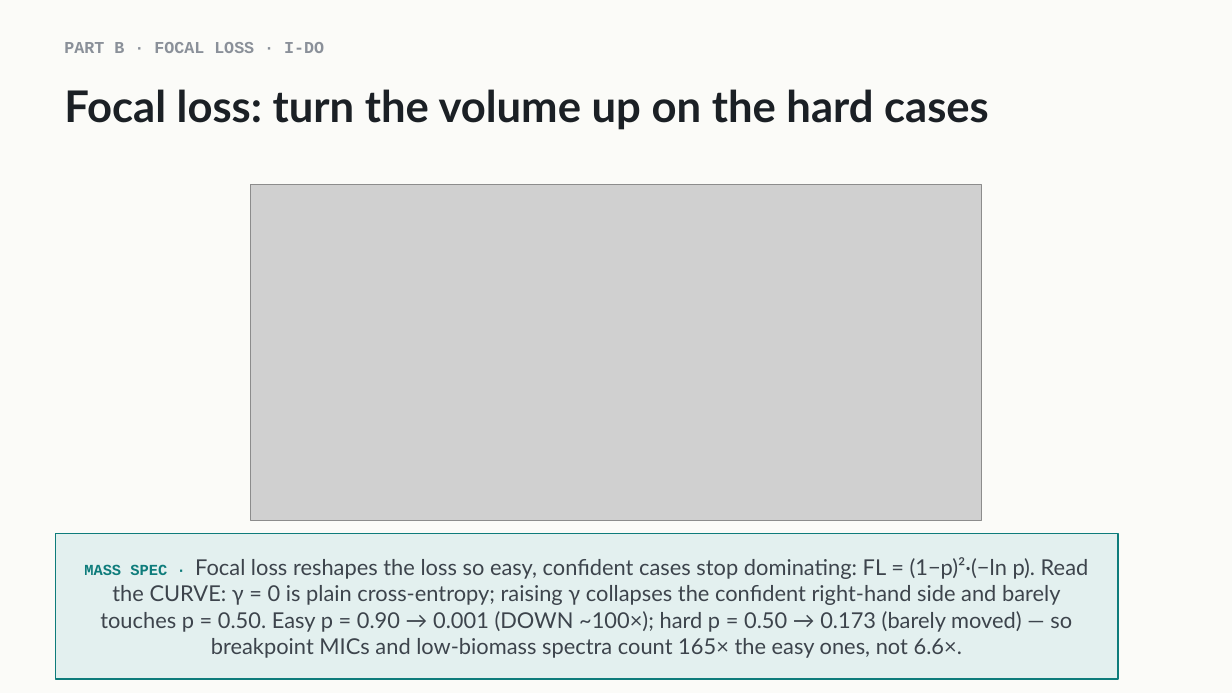
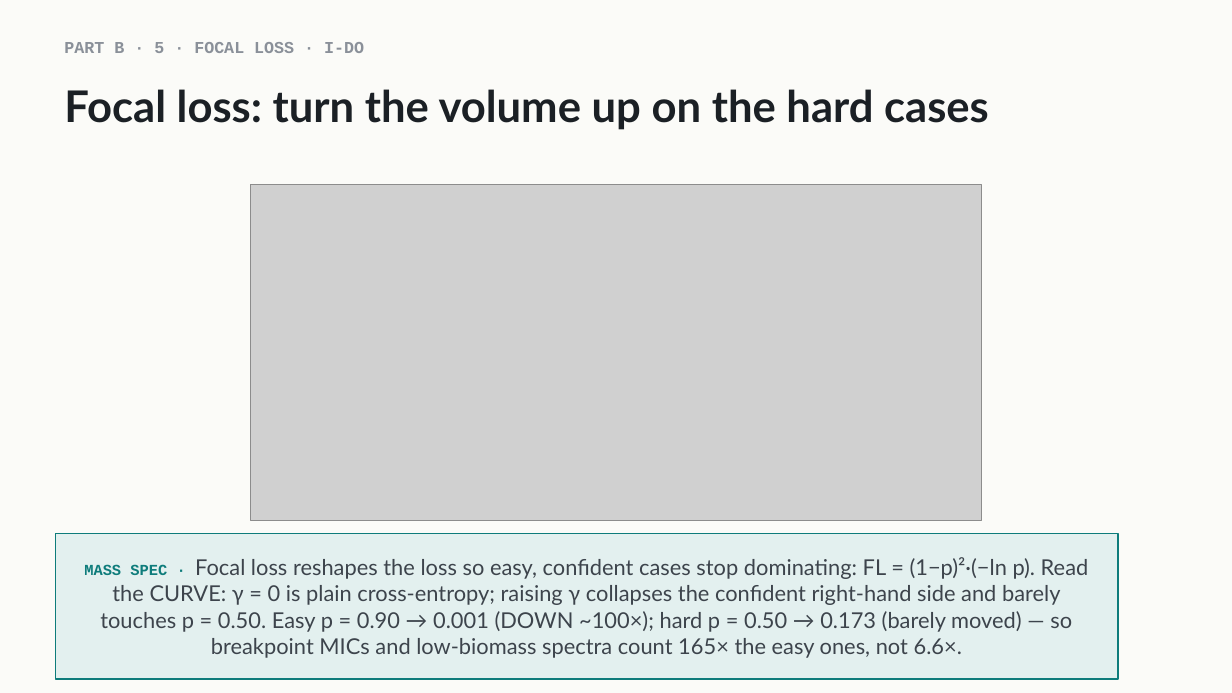
Before and after one commit to indigobio/msacl_dl_course, a slide deck: slide 18 of slides/pptx/lecture10_imbalanced_data.pptx (slide 17 before the commit). Drawn at 1232x693 pixels with LibreOffice and Linux fonts; fonts in the diff are those of the drawing; grey boxes stand for pictures. Boxes give left, top, right and bottom in pixels: in the first picture for what was removed or moved away, otherwise in the second. Text is boxed around its words. In the diff, an @@ line names an element or a change of style, - is before the commit and + after.

```diff
--- a/slides/pptx/lecture10_imbalanced_data.pptx
+++ b/slides/pptx/lecture10_imbalanced_data.pptx
@@ text at (64,42,364,53): text changed @@
-PART B · FOCAL LOSS · I-DO
+PART B · 5 · FOCAL LOSS · I-DO
```
Also in this commit, not shown: 4 other slides changed, 1 slide added, 4 other files.
